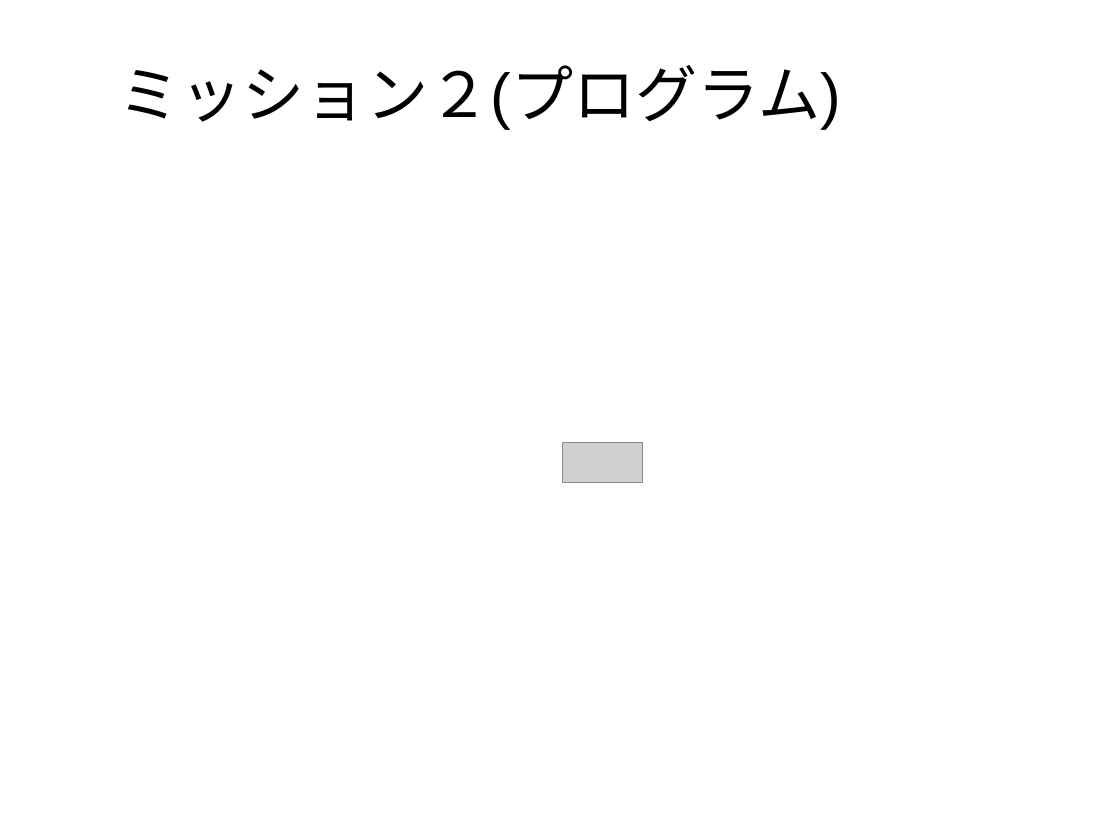
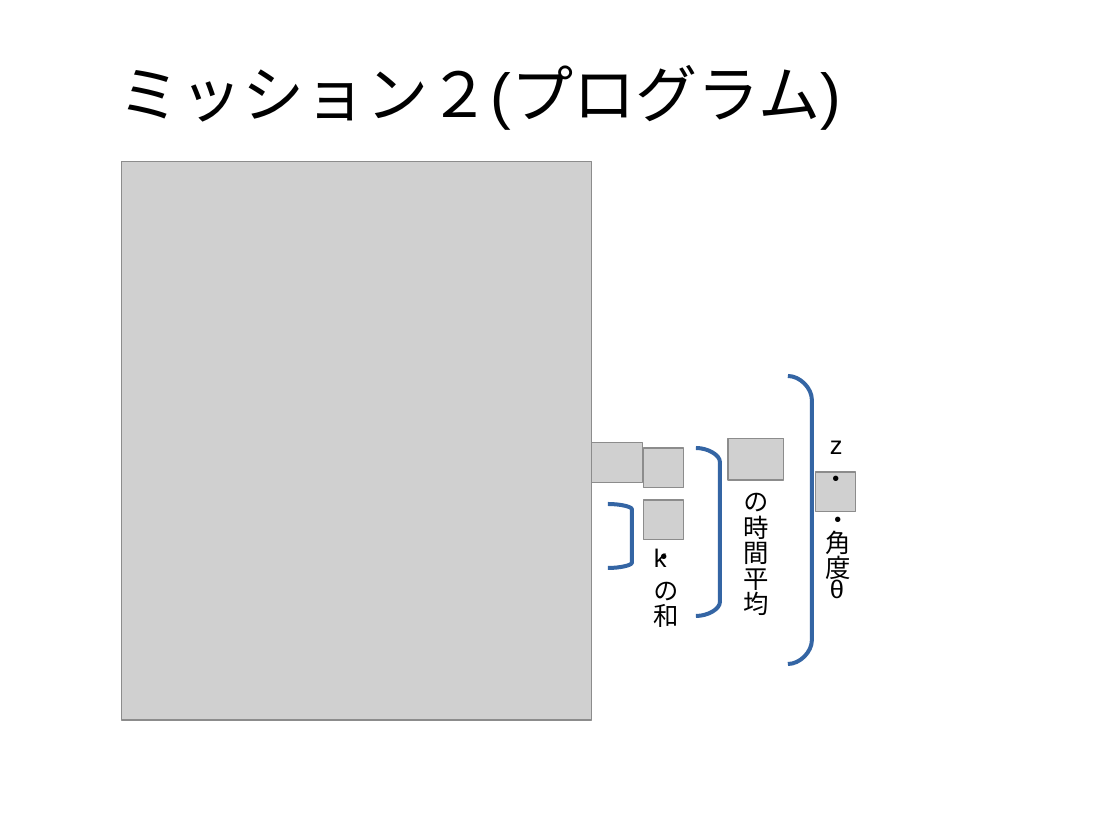
Before and after one commit to Dsaikoro/Storage, a slide deck: slide 10 of presen.odp. Drawn at 1120x840 pixels with LibreOffice and Linux fonts; fonts in the diff are those of the drawing; grey boxes stand for pictures; background and template pictures are left out. Boxes give left, top, right and bottom in pixels: in the first picture for what was removed or moved away, otherwise in the second. Text is boxed around its words. In the diff, an @@ line names an element or a change of style, - is before the commit and + after.

```diff
--- a/presen.odp
+++ b/presen.odp
@@ picture added at (x1=121, y1=162, x2=592, y2=721) @@
@@ freeform shape added at (x1=789, y1=376, x2=813, y2=664), outline #3465A4 2.83 pt @@
@@ picture added at (x1=643, y1=448, x2=684, y2=488) @@
@@ freeform shape added at (x1=696, y1=448, x2=721, y2=616), outline #3465A4 2.83 pt @@
@@ picture added at (x1=729, y1=438, x2=785, y2=480) @@
@@ text added at (x1=830, y1=440, x2=843, y2=454), 18 pt, text #000000 @@
+z
@@ picture added at (x1=816, y1=473, x2=856, y2=512) @@
@@ text added at (x1=824, y1=462, x2=849, y2=481), 18 pt, text #000000 @@
+・
@@ freeform shape added at (x1=608, y1=504, x2=632, y2=568), outline #3465A4 2.83 pt @@
@@ picture added at (x1=643, y1=500, x2=684, y2=540) @@
@@ text added at (x1=652, y1=489, x2=677, y2=567), 18 pt, text #000000 @@
+・ ・
@@ text added at (x1=743, y1=492, x2=768, y2=615), 18 pt, text #000000 @@
+の時間平均
@@ text added at (x1=825, y1=503, x2=850, y2=536), 18 pt, text #000000 @@
+・
@@ text added at (x1=825, y1=530, x2=850, y2=584), 18 pt, text #000000 @@
+角度
@@ text added at (x1=654, y1=548, x2=667, y2=567), 18 pt, text #000000 @@
+k
@@ text added at (x1=653, y1=581, x2=678, y2=627), 18 pt, text #000000 @@
+の和
@@ text added at (x1=830, y1=577, x2=844, y2=599), 18 pt, text #000000 @@
+θ
```
Also in this commit, not shown: 5 other slides changed, 3 other files.
